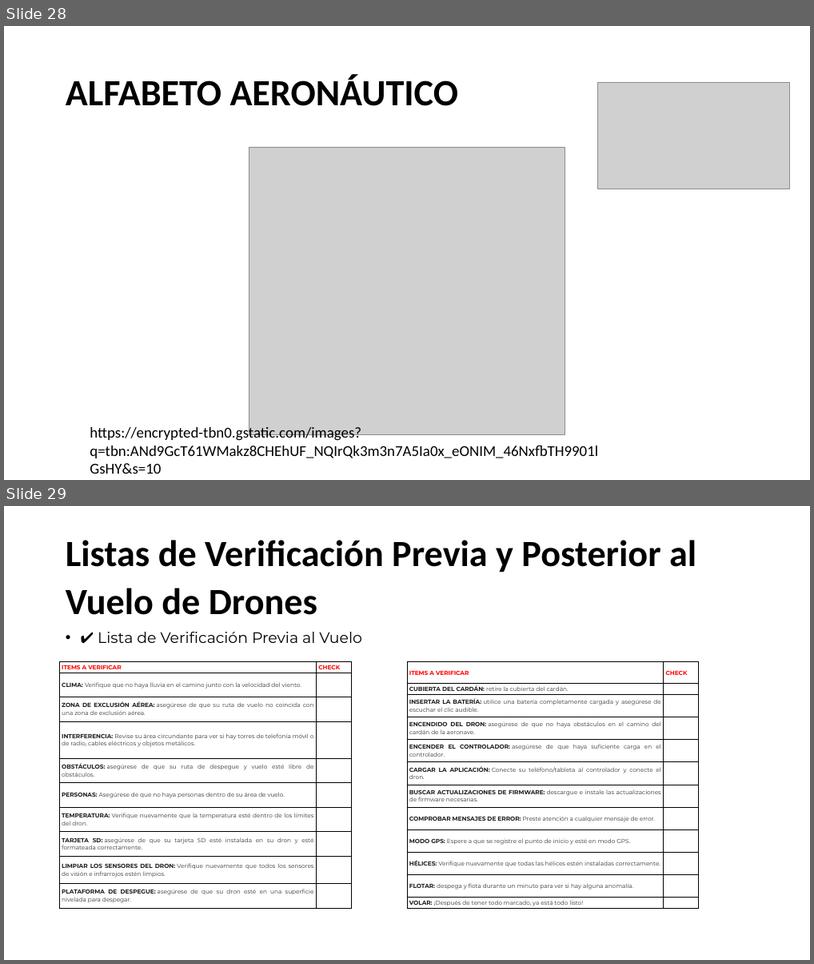
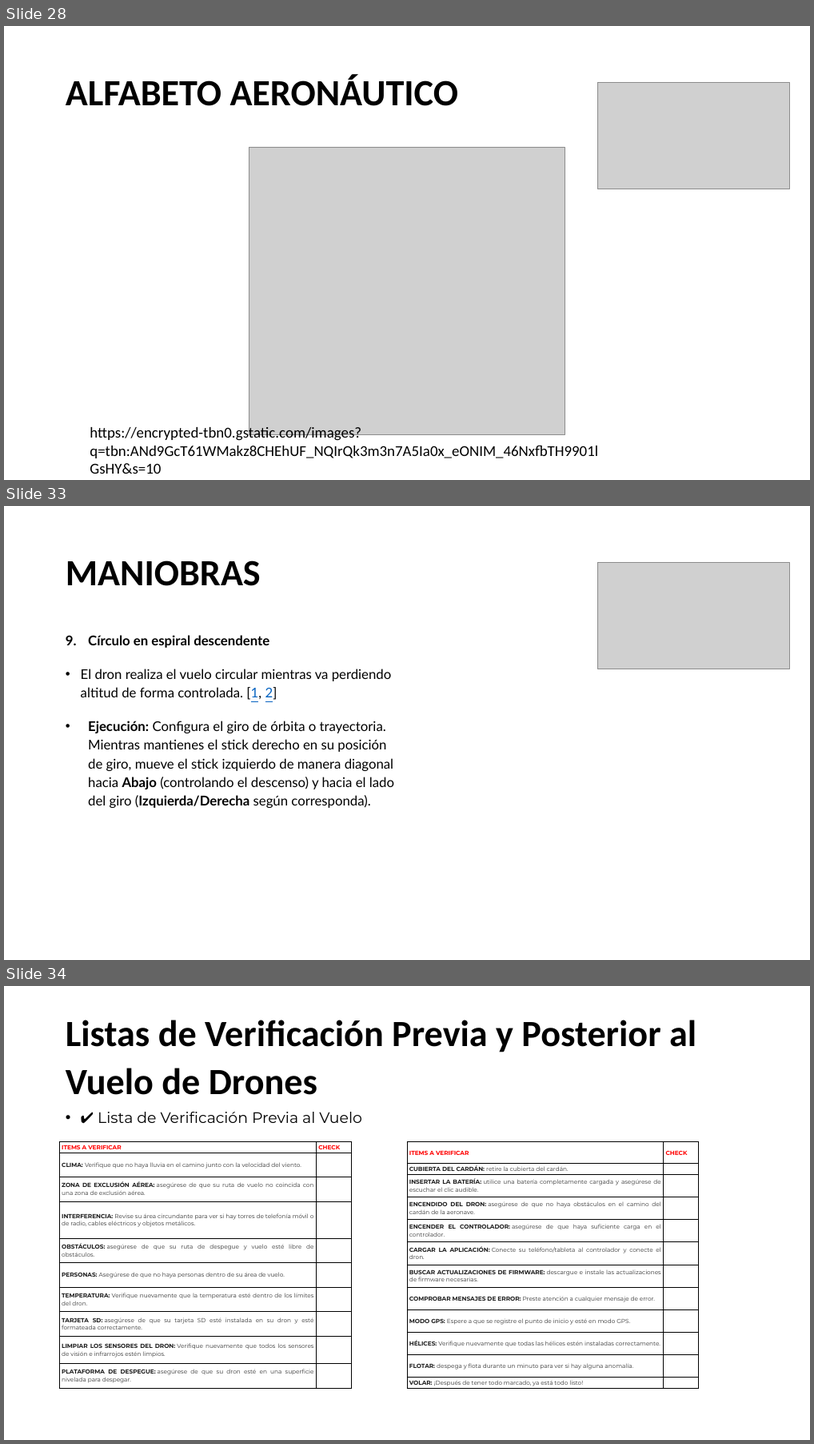
Before and after one commit to Dimitri-1999/drones, a slide deck: curso_pilotos_uav.pptx. Shown one above the other, each under a label of ours: slides 28 and 29 before the commit, slides 28, 33 and 34 after it; the slides between them are not shown. The pictures are 814x964 and 814x1444 pixels, drawn with LibreOffice and Linux fonts; fonts in the diff are those of the drawing; grey boxes stand for pictures; background and template pictures are left out. Boxes give left, top, right and bottom in pixels: in the first picture for what was removed or moved away, otherwise in the second. Text is boxed around its words. In the diff, an @@ line names an element or a change of style, - is before the commit and + after.

Commit message:
add maniobras

```diff
--- a/curso_pilotos_uav.pptx
+++ b/curso_pilotos_uav.pptx
@@ slide 33 added at [4, 506, 810, 960], background picture (left out) @@
@@ title added at [66, 560, 261, 586], 44 pt, text #000000, bold @@
+MANIOBRAS
@@ picture added at [598, 563, 790, 669] @@
@@ text added at [81, 635, 394, 808], 16 pt, text #000000 @@
+9. Círculo en espiral descendente
+• El dron realiza el vuelo circular mientras va perdiendo altitud de forma controlada. [1, 2]
+• Ejecución: Configura el giro de órbita o trayectoria. Mientras mantienes el stick derecho en su posición de giro, mueve el stick izquierdo de manera diagonal hacia Abajo (controlando el descenso) y hacia el lado del giro (Izquierda/Derecha según corresponda).
@@ what was slide 29 is now slide 34 @@
```
Also in this commit, not shown: 1 slide changed, 4 other slides added.
